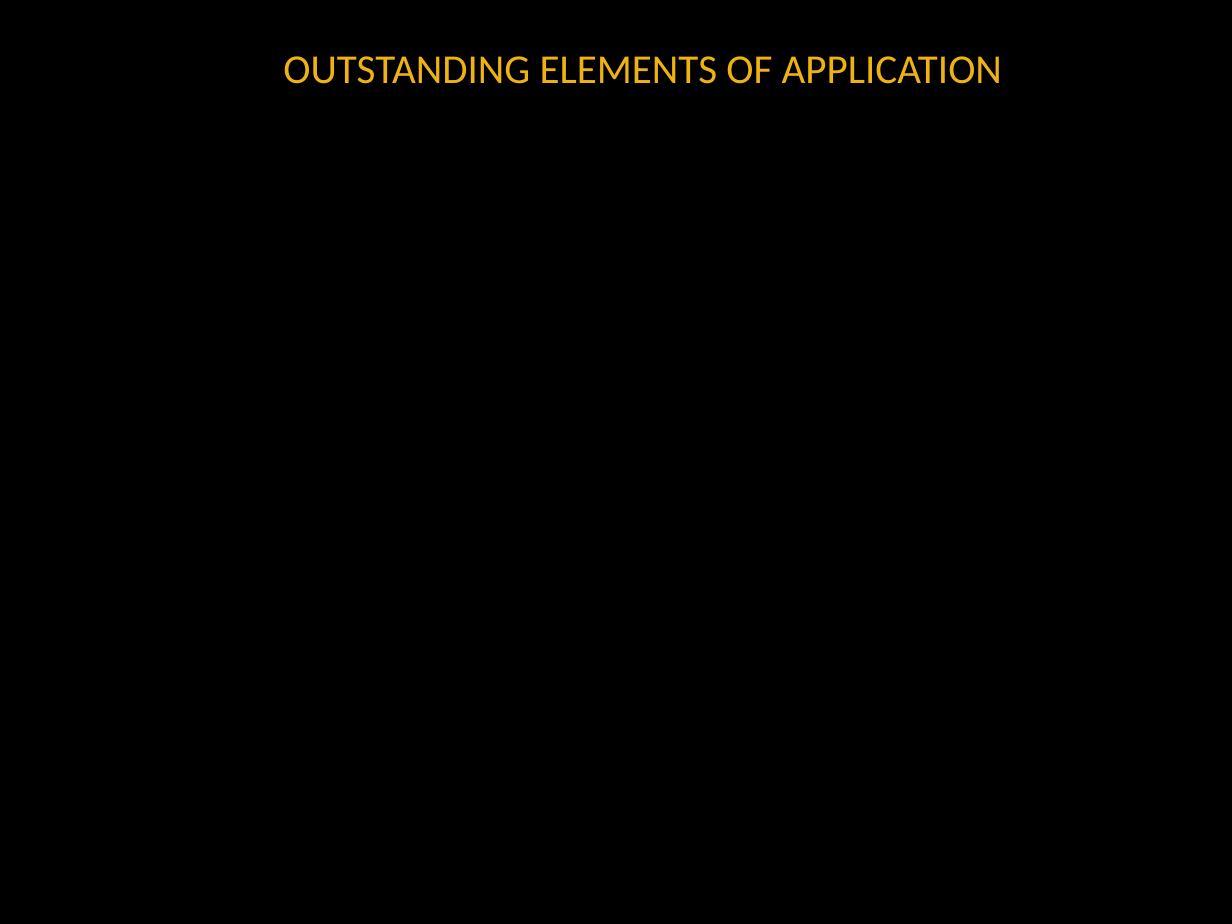
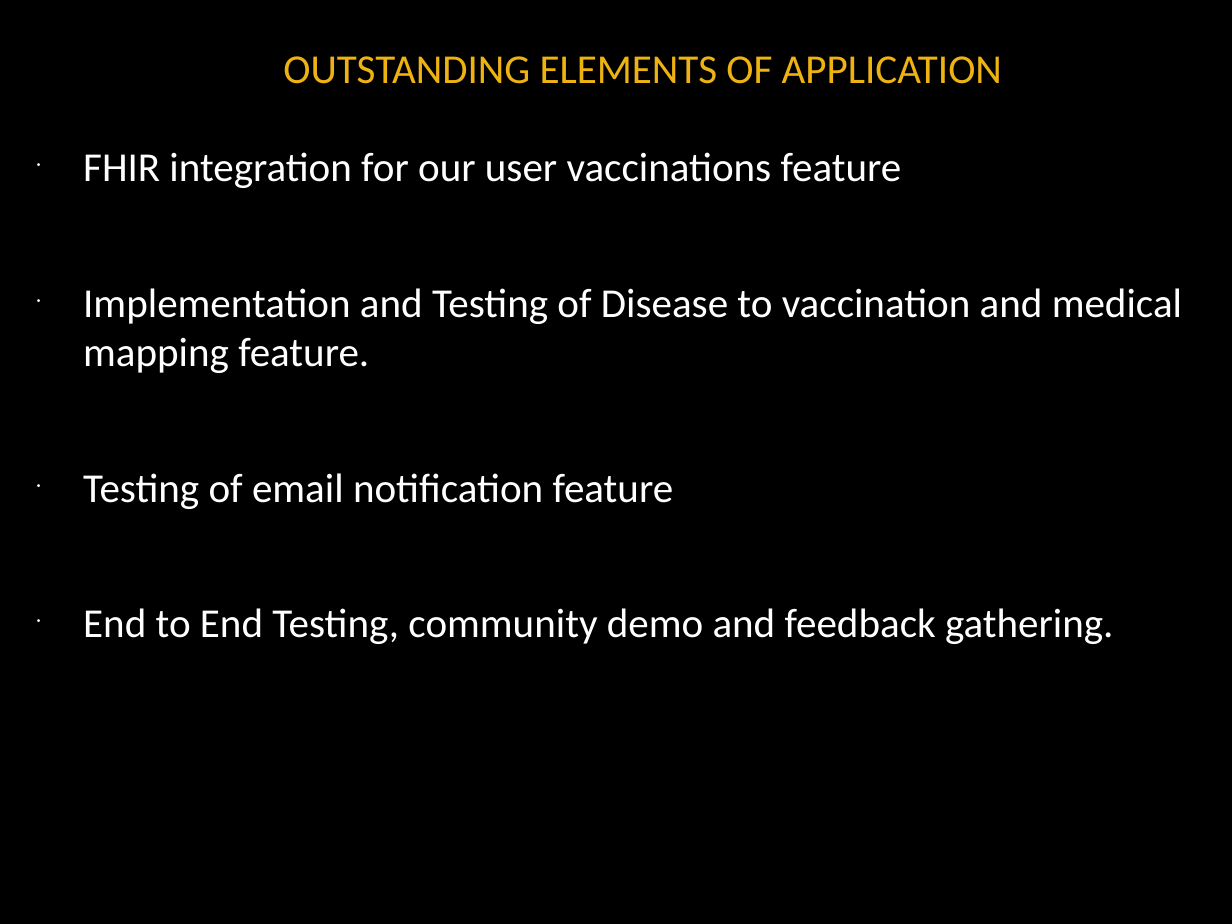
Before and after one commit to noanadler/RockStars, a slide deck: slide 14 of Deliverable3/Presentation/Rock_Stars_Presentation.pptx (slide 11 before the commit). Drawn at 1232x924 pixels with LibreOffice and Linux fonts; fonts in the diff are those of the drawing; background and template pictures are left out. Boxes give left, top, right and bottom in pixels: in the first picture for what was removed or moved away, otherwise in the second. Text is boxed around its words. In the diff, an @@ line names an element or a change of style, - is before the commit and + after.

```diff
--- a/Deliverable3/Presentation/Rock_Stars_Presentation.pptx
+++ b/Deliverable3/Presentation/Rock_Stars_Presentation.pptx
@@ text added at <box>83,152,1182,644</box>, 24 pt, text #FFFFFF @@
+• FHIR integration for our user vaccinations feature
+• Implementation and Testing of Disease to vaccination and medical mapping feature.
+• Testing of email notification feature
+• End to End Testing, community demo and feedback gathering.
```
Also in this commit, not shown: 7 other slides changed, 8 slides added, 4 slides removed.
